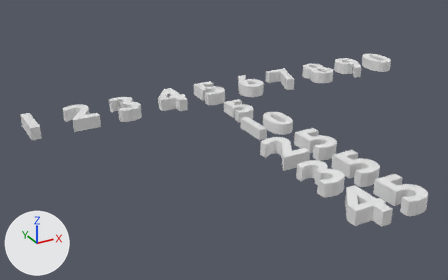
One commit to the Blender file models/weight-plates/plate-number-set-template.blend: the scene before it, then after it.
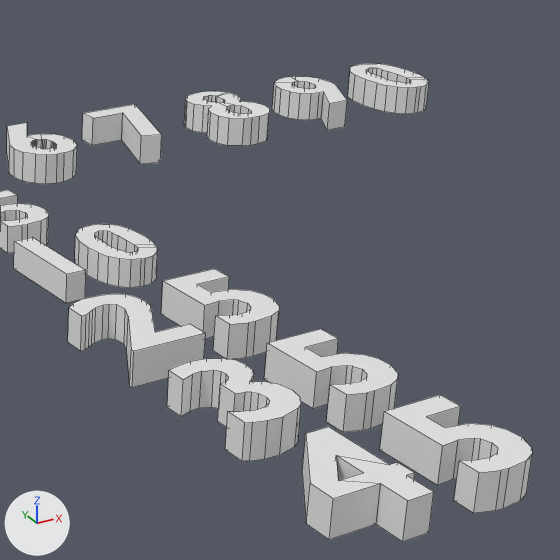
There are two pictures of each version: one whole from a camera (50 mm lens) standing at (-40.4, -62.2, 25.8) and looking at (-12.5, -11.4, 0.4), one close up on the part from 53% to 98% of the width and 11% to 83% of the height. Arrows for +X, +Y and +Z are at lower left; the lights stay in place. The close-ups show mesh edges as thin lines.

The first close-up shows '0', '6', '7', '8', '9', 'solo10', 'solo25', 'solo35', 'solo45', 'solo5'.
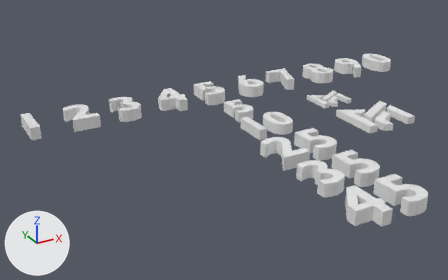
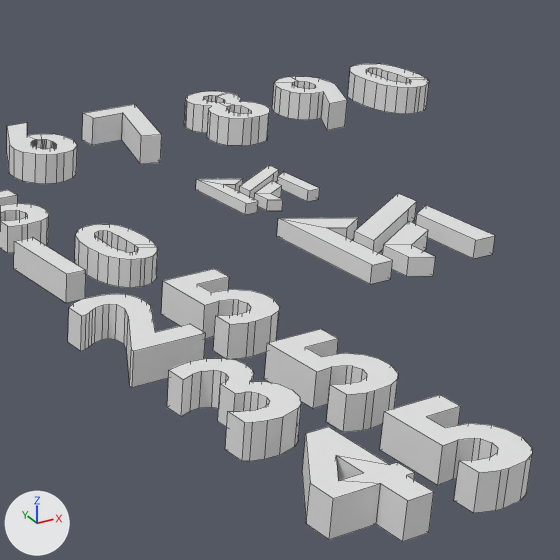
Location of each change, [x1, y1, x2, y2] in pixels of the close-ups (560 x 560 px):
'mf-large', added: after [277, 193, 495, 284]
'mf-small', added: after [196, 165, 320, 215]

The change, as a list of edits to the scene's bpy script:
```text
Add me_cube_001:
    me_cube_001.from_pydata(...)  # 44 vertices, 33 faces; spans x -8.0..7.9, y -1.1..1.3, z -1.0..1.0
Add ob_mf_small:
    ob_mf_small = bpy.data.objects.new('mf-small', me_cube_001)
    ob_mf_small.location = (0.69, -11.68, 2.5)
    ob_mf_small.scale = (0.226, 1.49, 0.226)
Add ob_mf_large:
    ob_mf_large = bpy.data.objects.new('mf-large', me_cube_001.copy())
    ob_mf_large.location = (1.67, -18.23, 2.5)
    ob_mf_large.scale = (0.365, 2.41, 0.365)
```
